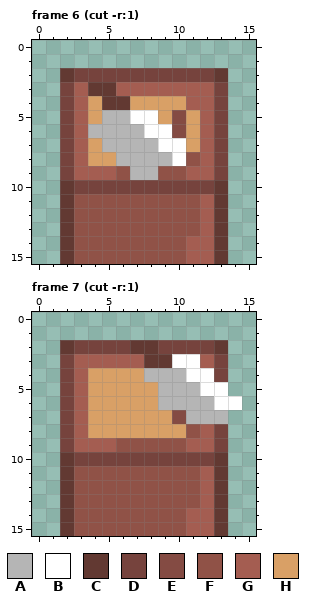
Pixel-art file -- assets/sprites/cutting_counter_up.aseprite. Above, as it was before the edit.
16x16 pixels, 9 frames. Colours within 5 levels of each other are drawn and written as one. Shown: frame 6 (cut -r:1), frame 7 (cut -r:1). The commit also changed other frames, which this record leaves out.
Visible layers, top first: "knife", "on_top", "Layer 1".
Palette (. is transparent): A #b5b5b5  B #ffffff  C #623932  D #76433d  E #844b43  F #905247  G #a45d51  H #d9a066
Pixels before, frame 6 (cut -r:1), first column x 2:
 2 CDDDDDDDDDDC
 3 DGCCGGGGGGGD
 4 DGHCCHHHHGGD
 5 DGHAABBHEHGD
 6 DGAAAABBEHGD
 7 DGHAAAABBHGD
 8 DGHHAAAABFGD
 9 DGGGFAAFFGGD
10 CDDDDDDDDDDC
11 CFFFFFFFFFGC
12 CFFFFFFFFFGC
13 CFFFFFFFFFGC
14 CFFFFFFFFGGC
15 CFFFFFFFFGGC
Pixels before, frame 7 (cut -r:1), first column x 2:
 2 CDDDDCCDDDDC.
 3 DGGGGGCCBBGD.
 4 DGHHHHAAABBD.
 5 DGHHHHHAAABB.
 6 DGHHHHHAAAABB
 7 DGHHHHHHEAAA.
 8 DGHHHHHHHFGD.
 9 DGGGFFFFFGGD.
10 CDDDDDDDDDDC.
11 CFFFFFFFFFGC.
12 CFFFFFFFFFGC.
13 CFFFFFFFFFGC.
14 CFFFFFFFFGGC.
15 CFFFFFFFFGGC.
And afterwards:
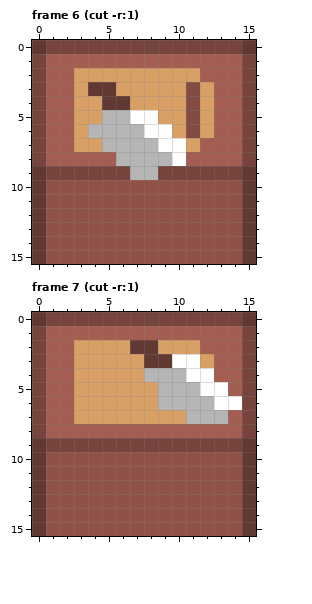
Difference:
Frame 6 (cut -r:1), layers "on_top", "Layer 1":
y 0: x 0..15 ................ -> CDDDDDDDDDDDDDDC
y 1: x 0..15 ................ -> DGGGGGGGGGGGGGGD
y 2: x 0..15 ..CDDDDDDDDDDC.. -> DGGHHHHHHHHHGGGD
y 3: x 0..3 ..DG -> DGGH; x 6..15 GGGGGGGD.. -> HHHHHEHGGD
y 4: x 0..3 ..DG -> DGGH; x 11..15 GGD.. -> EHGGD
y 5..6: x 0..3 ..DG -> DGGH; x 10..15 EHGD.. -> HEHGGD
y 7: x 0..3 ..DG -> DGGH; x 13..15 D.. -> GGD
y 8: x 0..2 ..D -> DGG; x 4..5 HH -> GG; x 11 F -> G; x 13..15 D.. -> GGD
y 9: x 0..1 .. -> CD; x 3..6 GGGF -> DDDD; x 9..12 FFGG -> DDDD; x 14..15 .. -> DC
y 10: x 0..15 ..CDDDDDDDDDDC.. -> CFFFFFFFFFFFFFFC
y 11..13: x 0..2 ..C -> CFF; x 12..15 GC.. -> FFFC
y 14..15: x 0..2 ..C -> CFF; x 11..15 GGC.. -> FFFFC
Frame 7 (cut -r:1), layers "on_top", "Layer 1":
y 0: x 0..15 ................ -> CDDDDDDDDDDDDDDC
y 1: x 0..15 ................ -> DGGGGGGGGGGGGGGD
y 2: x 0..6 ..CDDDD -> DGGHHHH; x 9..15 DDDDC.. -> HHHGGGD
y 3: x 0..7 ..DGGGGG -> DGGHHHHH; x 12..15 GD.. -> HGGD
y 4: x 0..3 ..DG -> DGGH; x 13..15 D.. -> GGD
y 5: x 0..3 ..DG -> DGGH; x 14..15 .. -> GD
y 6: x 0..3 ..DG -> DGGH; x 15 . -> D
y 7: x 0..3 ..DG -> DGGH; x 10 E -> H; x 14..15 .. -> GD
y 8: x 0..2 ..D -> DGG; x 4..11 HHHHHHHF -> GGGGGGGG; x 13..15 D.. -> GGD
y 9: x 0..1 .. -> CD; x 3..12 GGGFFFFFGG -> DDDDDDDDDD; x 14..15 .. -> DC
y 10: x 0..15 ..CDDDDDDDDDDC.. -> CFFFFFFFFFFFFFFC
y 11..13: x 0..2 ..C -> CFF; x 12..15 GC.. -> FFFC
y 14..15: x 0..2 ..C -> CFF; x 11..15 GGC.. -> FFFFC
Where, in picture pixels (left, top, right, bottom), the same in both pictures:
changed: (32, 40, 256, 264)
changed: (32, 312, 256, 536)
